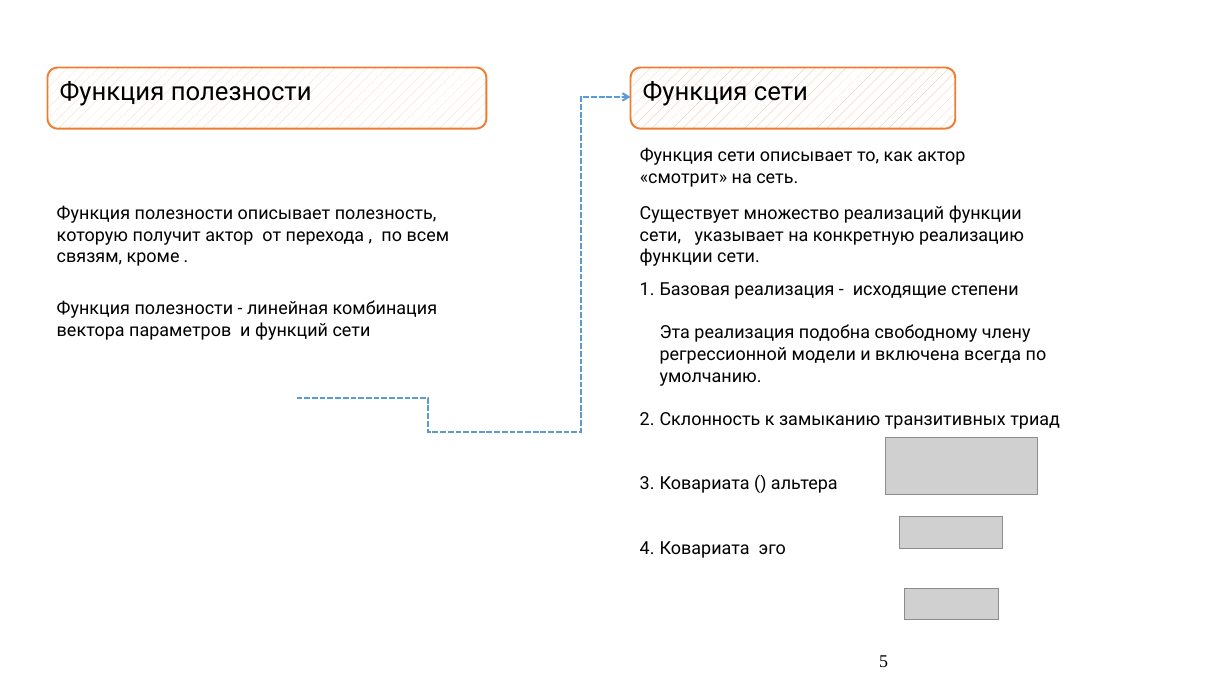
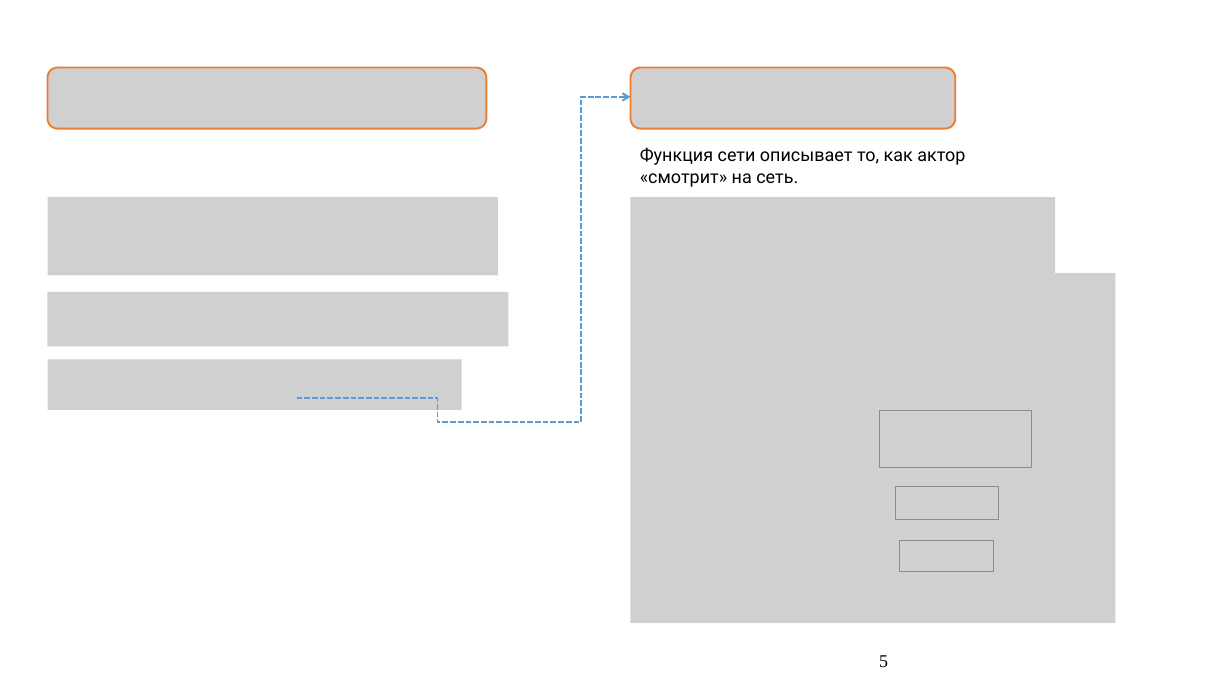
Before and after one commit to Amatikay/TermPaperSlides, a slide deck: slide 5 of SAOM_TermPaper.pptx. Drawn at 1232x693 pixels with LibreOffice and Linux fonts; fonts in the diff are those of the drawing; grey boxes stand for pictures. Boxes give left, top, right and bottom in pixels: in the first picture for what was removed or moved away, otherwise in the second. Text is boxed around its words. In the diff, an @@ line names an element or a change of style, - is before the commit and + after.

Commit message:
Update slides

```diff
--- a/SAOM_TermPaper.pptx
+++ b/SAOM_TermPaper.pptx
@@ rounded rectangle removed at box(47, 67, 486, 128) @@
-Функция полезности
@@ picture added at box(47, 67, 486, 128) @@
@@ rounded rectangle removed at box(630, 67, 955, 128) @@
-Функция сети
@@ picture added at box(630, 67, 955, 128) @@
@@ elbow arrow (297, 398) - (630, 97): route changed @@
@@ picture added at box(47, 197, 497, 275) @@
@@ text removed at box(57, 205, 450, 266) @@
-Функция полезности описывает полезность, которую получит актор от перехода , по всем связям, кроме .
@@ picture added at box(630, 197, 1055, 273) @@
@@ text removed at box(640, 205, 1024, 266) @@
-Существует множество реализаций функции сети, указывает на конкретную реализацию функции сети.
@@ picture added at box(47, 292, 508, 347) @@
@@ picture added at box(630, 274, 1116, 624) @@
@@ text removed at box(660, 282, 1060, 558) @@
-1. Базовая реализация - исходящие степени
-   Эта реализация подобна свободному члену регрессионной модели и включена всегда по умолчанию.
-2. Склонность к замыканию транзитивных триад
-3. Ковариата () альтера
-4. Ковариата эго
@@ text removed at box(57, 300, 437, 340) @@
-Функция полезности - линейная комбинация вектора параметров и функций сети
@@ picture added at box(47, 360, 461, 410) @@
@@ picture: place and size @@
-picture at box(885, 437, 1038, 494)
+picture at box(879, 410, 1031, 468)
@@ picture: place and size @@
-picture at box(900, 517, 1004, 549)
+picture at box(896, 487, 999, 519)
@@ picture: place and size @@
-picture at box(905, 589, 999, 619)
+picture at box(900, 541, 994, 571)
```
Also in this commit, not shown: 7 other slides changed, 1 slide added, 1 slide removed.
